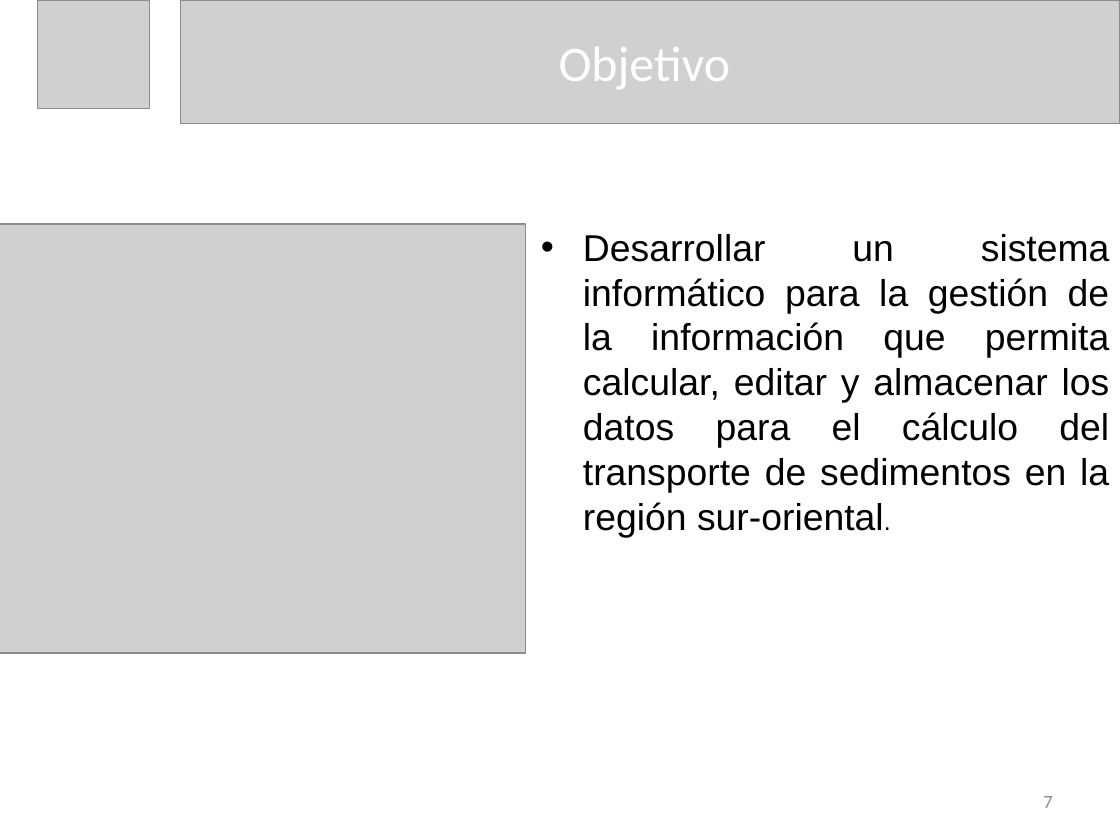
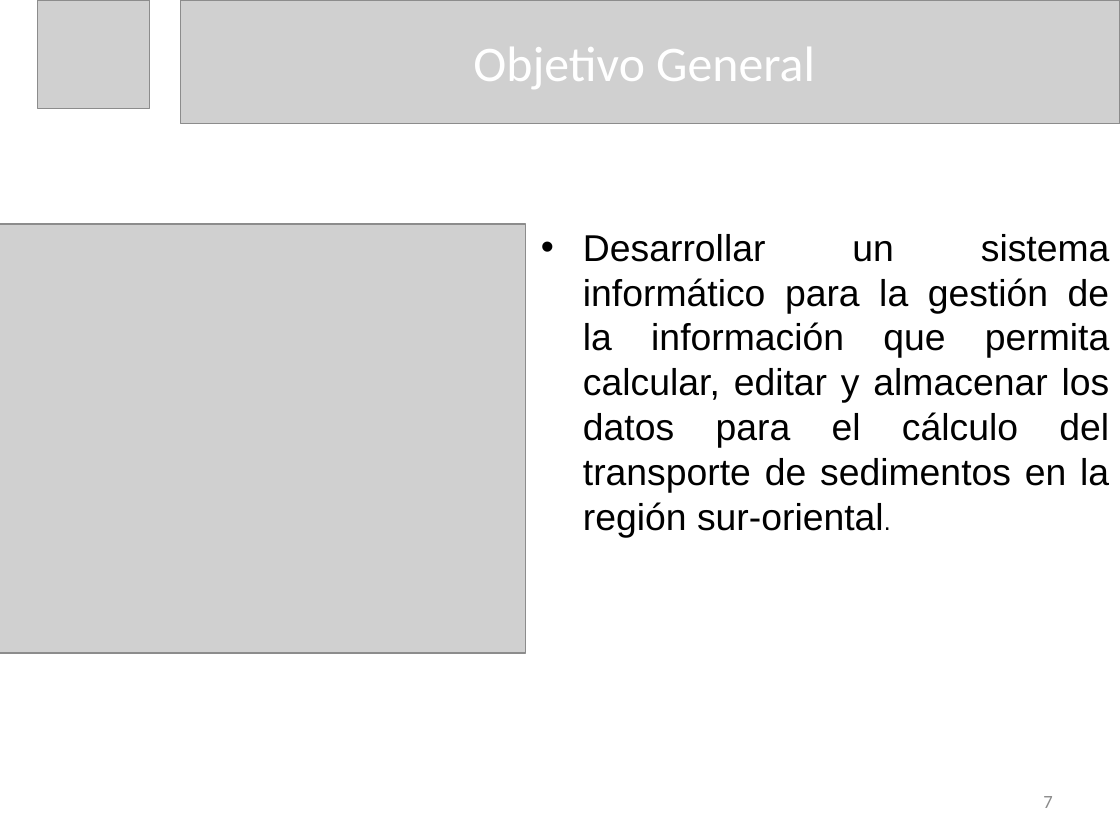
Before and after one commit to dariel-cabrera/MoreCoasts, a slide deck: slide 7 of DOC/Presentacion de Tesis Dariel Cabrera Lopez.pptx. Drawn at 1120x840 pixels with LibreOffice and Linux fonts; fonts in the diff are those of the drawing; grey boxes stand for pictures. Boxes give left, top, right and bottom in pixels: in the first picture for what was removed or moved away, otherwise in the second. Text is boxed around its words. In the diff, an @@ line names an element or a change of style, - is before the commit and + after.

```diff
--- a/DOC/Presentacion de Tesis Dariel Cabrera Lopez.pptx
+++ b/DOC/Presentacion de Tesis Dariel Cabrera Lopez.pptx
@@ title at <box>473,47,815,89</box>: text changed @@
-Objetivo
+Objetivo General
```
Also in this commit, not shown: 3 other slides changed, 10 slides added, 4 other files.
